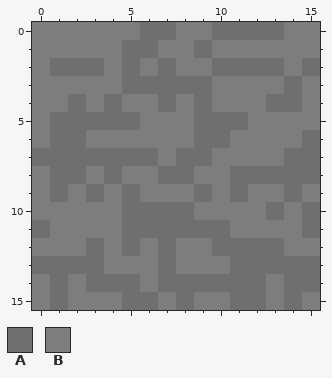
Two states of a pixel-art file, content/images/blocks/stone.aseprite. The picture above was drawn from the file before the commit.
16x16 pixels, 1 frame.
Palette (. is transparent): A #6f6f6f  B #7d7d7d
After the commit:
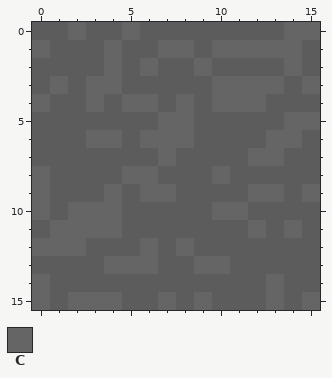
Colours new in this view: C #656565
What changed:
colour A: #6f6f6f -> #5c5c5c
Changed rows in their new state; - is a pixel that keeps its letter.
first column x 0:
 0 AACAAC--AA----CC
 1 CAAAC--CC-CCCCCA
 2 A---C-C-AC----C-
 3 ACACC-----CCCC-C
 4 CA-C-CC-C-CCC--A
 5 A-----ACC---AACC
 6 A--CCACCC--AACC-
 7 -------C--AACC--
 8 C--A-CC--AC-----
 9 C-A-C-CCA-A-CC-C
10 CACCC----ACCA-A-
11 -CCCC------ACAC-
12 CCC-A-C-CA----AA
13 ----CCC-ACC-----
14 C-A---A------C--
15 C-CCC--C-CA--C-C
